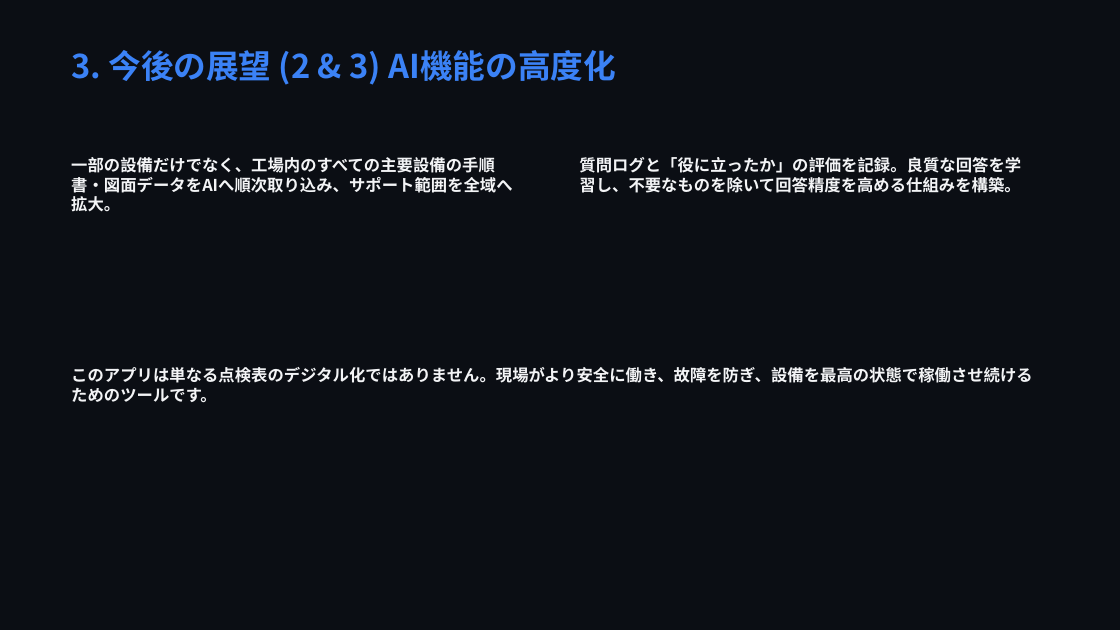
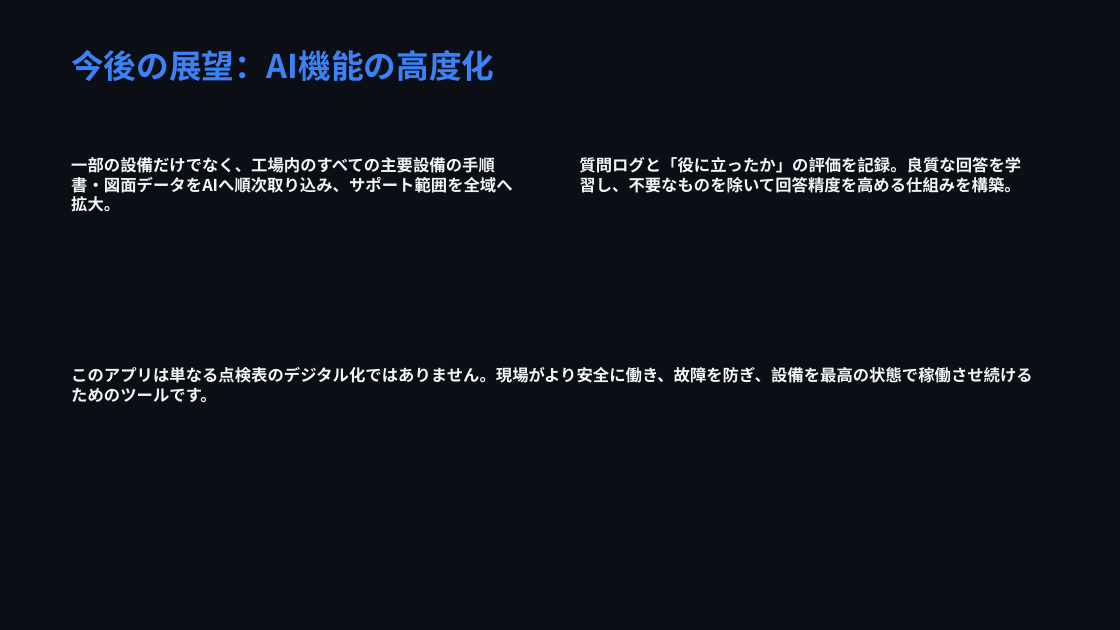
Before and after one commit to markjosephdsgatdula-dotcom/seibi-app-presentation, a slide deck: slide 10 of seibi_presentation.pptx (slide 8 before the commit). Drawn at 1120x630 pixels with LibreOffice and Linux fonts; fonts in the diff are those of the drawing. Boxes give left, top, right and bottom in pixels: in the first picture for what was removed or moved away, otherwise in the second. Text is boxed around its words. In the diff, an @@ line names an element or a change of style, - is before the commit and + after.

```diff
--- a/seibi_presentation.pptx
+++ b/seibi_presentation.pptx
@@ text at (71,50,494,81): text changed @@
-3. 今後の展望 (2 & 3) AI機能の高度化
+今後の展望：AI機能の高度化
```
Also in this commit, not shown: 6 other slides changed, 2 slides added, 14 other files.
